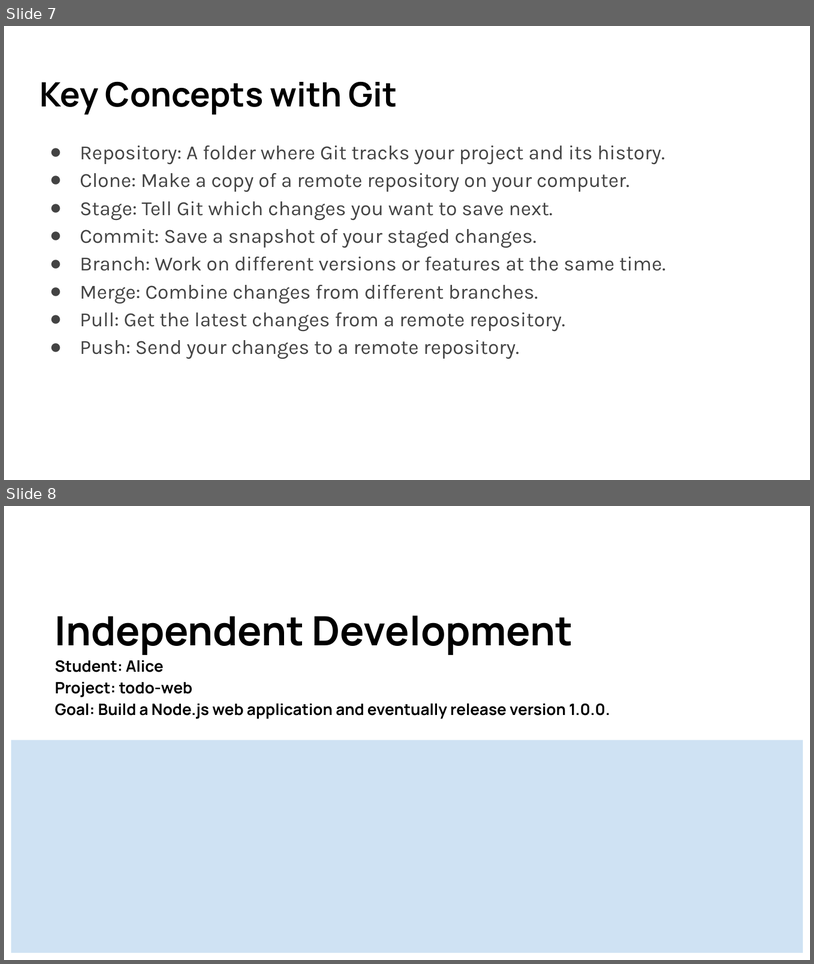
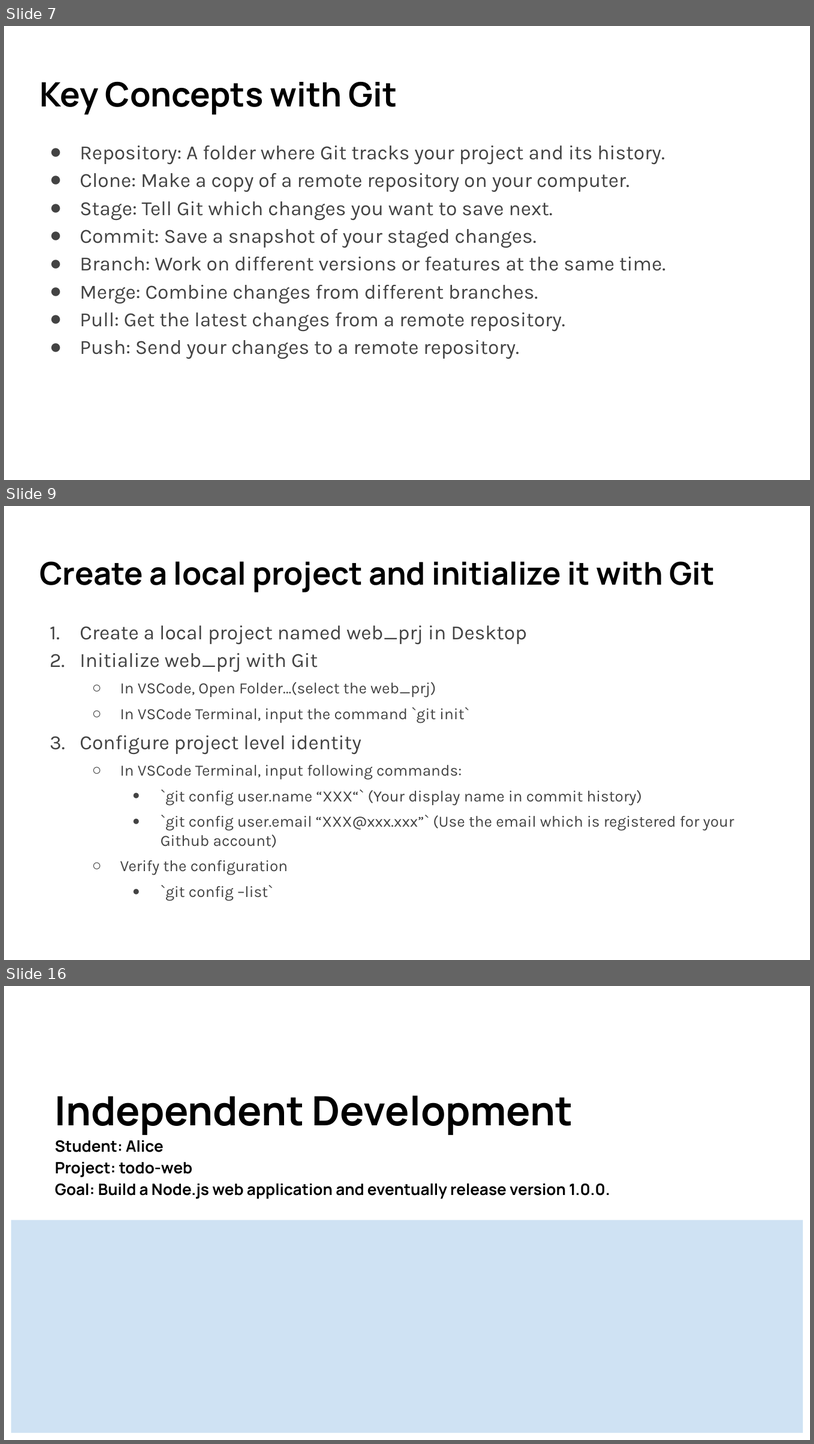
Before and after one commit to lancwyy/WebDev, a slide deck: Lecture_Materials/04-2-VersionControl.pptx. Shown one above the other, each under a label of ours: slides 7 and 8 before the commit, slides 7, 9 and 16 after it; the slides between them are not shown. The pictures are 814x964 and 814x1444 pixels, drawn with LibreOffice and Linux fonts; fonts in the diff are those of the drawing. Boxes give left, top, right and bottom in pixels: in the first picture for what was removed or moved away, otherwise in the second. Text is boxed around its words. In the diff, an @@ line names an element or a change of style, - is before the commit and + after.

```diff
--- a/Lecture_Materials/04-2-VersionControl.pptx
+++ b/Lecture_Materials/04-2-VersionControl.pptx
@@ slide 9 added at box(4, 506, 810, 960), background #FFFFFF @@
@@ title added at box(39, 561, 714, 592), 28 pt, text #000000, bold @@
+Create a local project and initialize it with Git
@@ text added at box(80, 625, 735, 900), 14 pt, text #434343 @@
+1. Create a local project named web_prj in Desktop
+2. Initialize web_prj with Git
+  ○ In VSCode, Open Folder…(select the web_prj)
+  ○ In VSCode Terminal, input the command `git init`
+3. Configure project level identity
+  ○ In VSCode Terminal, input following commands:
+    ● `git config user.name “XXX“` (Your display name in commit history)
+    ● `git config user.email “XXX@xxx.xxx”` (Use the email which is registered for your Github account)
+  ○ Verify the configuration
+    ● `git config –list`
@@ what was slide 8 is now slide 16 @@
```
Also in this commit, not shown: 4 slides changed, 7 other slides added.
